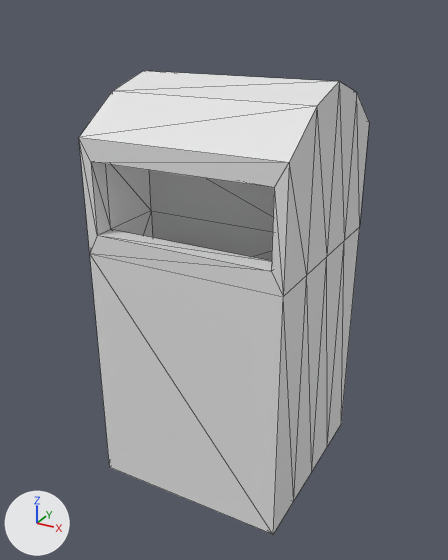
The glTF model projects/Chateau_Gateau/res/bakery/models/trash.gltf, before and after one commit.
Before and after are seen from a camera (50 mm lens) standing at (1.52, -2.86, 1.57) and looking at (-0.03, -0.05, 0.17). The axes (+X, +Y, +Z) are drawn at lower left. The lights are the same throughout. Mesh edges are drawn as thin lines. Materials are left out; every surface is plain grey. Vertices at the same position are counted once.
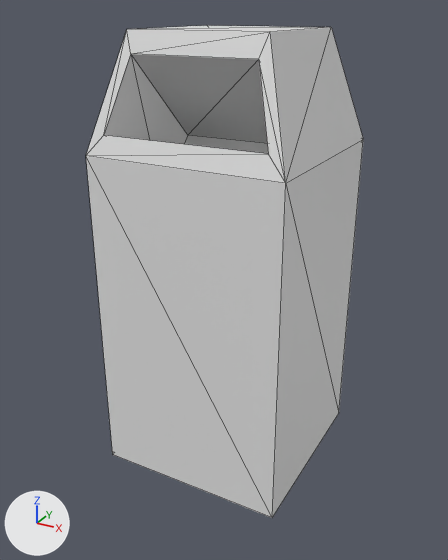
The change, as JSON lines over the scene's bpy script:
```json
{"block": "me_cube", "where": "# used by ob_cube; location = (0.0, 0.0, 0.0); scale = (0.549, 0.549, 1.0)"}
{"op": "remove", "block": "me_cube", "code": "me_cube.from_pydata(...)  # 46 vertices, 88 faces; spans x -1.0..1.0, y -1.0..1.0, z -1.0..1.26"}
{"op": "add", "block": "me_cube", "code": "me_cube.from_pydata(...)  # 20 vertices, 36 faces; spans x -0.53..0.53, y -0.53..0.53, z -0.91..1.48"}
{"block": "me_cube", "change": "me_cube part 1: the whole mesh is rebuilt"}
{"op": "set", "path": "ob_cube.scale", "old": "(0.549, 0.549, 1.0)", "new": "(1.0, 1.0, 1.0)"}
```

Pixel boxes [x1, y1, x2, y2] of what changed, in the pictures (448 x 560 px):
```json
{"object": "Cube", "change": "reshaped, rescaled", "before": [79, 71, 369, 534], "after": [86, 25, 363, 518], "on screen": "6% taller"}
```
